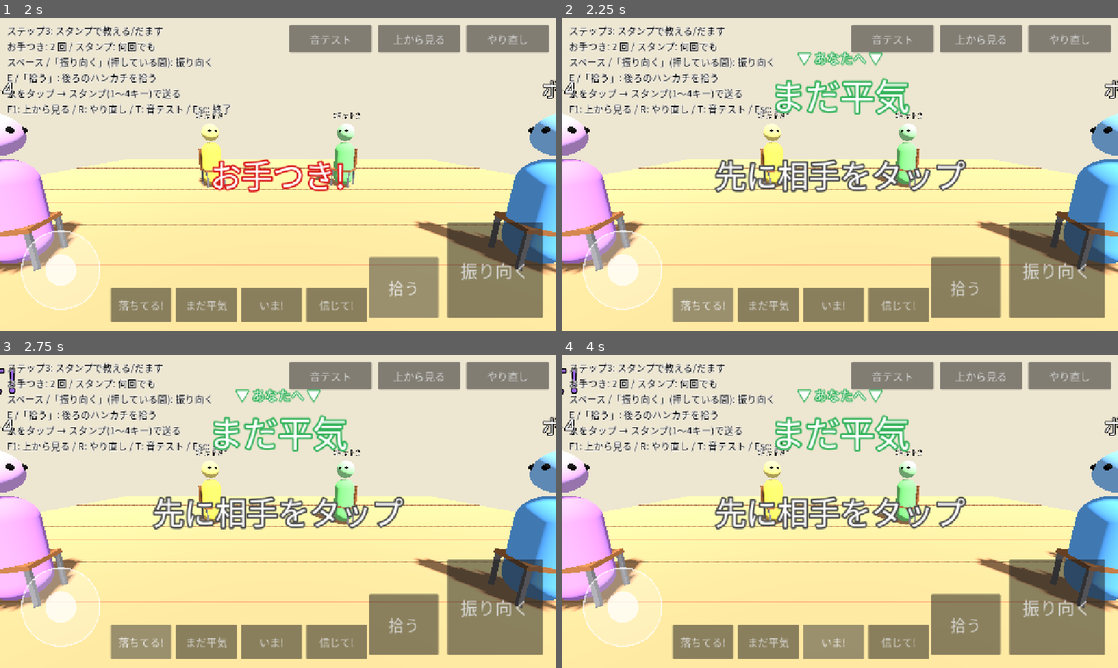
Above: before the commit, frames 1-4 (two rows, left to right).
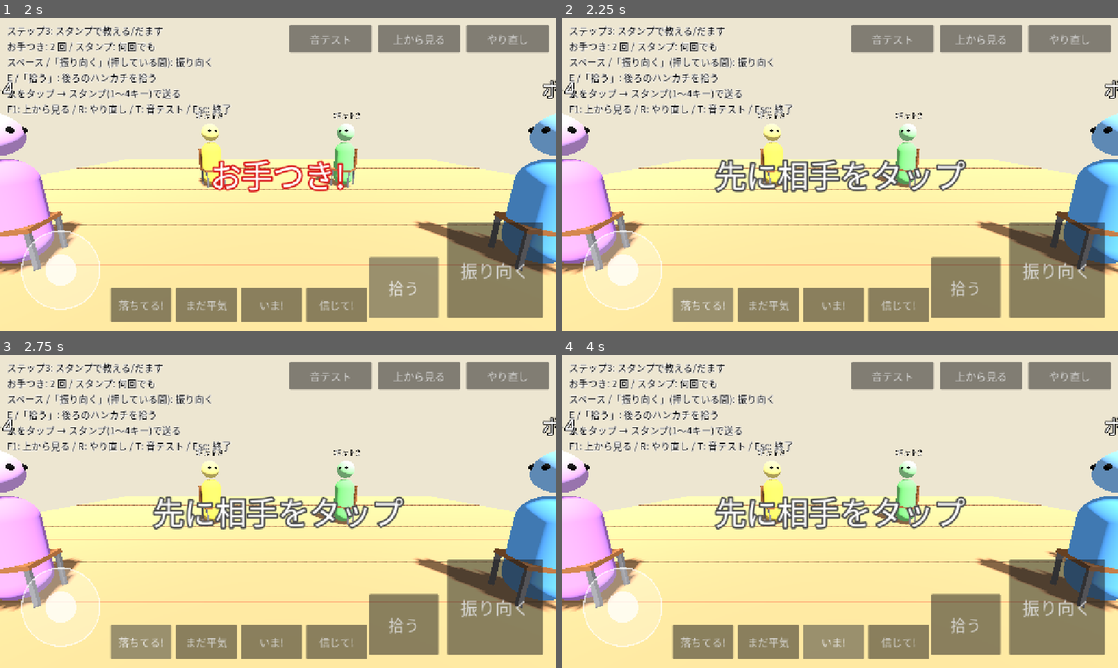
Above: after the commit, the same moments.

Repository: LisaYuumi/ushiro-micha-dame
Game: Godot game, scene res://scenes/main.tscn
The game is run twice, just before and just after one commit, with the same random seed, the same clock (stepped at 60 frames per second) and the same inputs.
Inputs:
- Up to frame 1 (2 s): click "振り向く" at 0.5 s; click "拾う" at 1.25 s
- Up to frame 2 (2.25 s): click "落ちてる!" at 2 s
- Up to frame 3 (2.75 s): no input
- Up to frame 4 (4 s): click "まだ平気" at 2.75 s; click "いま!" at 3.5 s

Frame 1 is identical in both runs. In frame 2, 2.1% of the frame differs, in the area x 38-63%, y 10-32%; in frame 3, 2.2%, in the area x 0-63%, y 4-32%; in frame 4, 2.2%.

Commit message:
Bots stop spamming stamps; your own stamp gets its own bubble
- Track how long ago the oni passed behind each seat; bots only stamp
  people the oni passed in the last 6 seconds, and less often
- Your stamp is shown in a colored speech bubble at the bottom of the
  screen; other people's stamps above their heads are smaller

Co-Authored-By: Claude Opus 5.5 <noreply@anthropic.com>
Claude-Session: https://claude.ai/code/session_018gGhz8RHTqLMKymXrJnaB4

Diff:
--- a/scripts/bot/bot_brain.gd
+++ b/scripts/bot/bot_brain.gd
@@ -71,7 +71,7 @@
 		state.set_looking_back(a.id, false)
 
 
-## ときどき誰かにスタンプを送る。半分は本当、半分は嘘
+## ときどき、鬼がついさっき後ろを通った人にスタンプを送る。半分は本当、半分は嘘
 func _update_stamp(state: GameState, a: GameState.Actor, delta: float) -> void:
 	if a.stamps_left == 0:
 		return
@@ -84,7 +84,9 @@
 
 	var targets := []
 	for t in state.actors:
-		if t.id != a.id and t.role == GameState.Role.SEATED and not state.active_stamps.has(t.id):
+		if t.id == a.id or t.role != GameState.Role.SEATED or state.active_stamps.has(t.id):
+			continue
+		if state.seat_pass_age[t.seat_index] <= GameConfig.BOT_STAMP_RECENT_PASS:
 			targets.append(t)
 	if targets.is_empty():
 		return
--- a/scripts/core/game_config.gd
+++ b/scripts/core/game_config.gd
@@ -88,7 +88,10 @@
 ## ボットが届いたスタンプを信じて振り向く確率(0〜1)
 const BOT_TRUST_CHANCE := 0.5
 ## ボットがスタンプを送る間隔(秒)。この範囲でランダム
-const BOT_STAMP_INTERVAL_MIN := 2.0
-const BOT_STAMP_INTERVAL_MAX := 9.0
+const BOT_STAMP_INTERVAL_MIN := 4.0
+const BOT_STAMP_INTERVAL_MAX := 12.0
+## ボットは、鬼がこの秒数以内に後ろを通った人にだけスタンプを送る
+## (鬼が通ってもいないのに「落ちてる!」と言わないように)
+const BOT_STAMP_RECENT_PASS := 6.0
 ## ボットが振り向いてから前を向くまで(秒)
 const BOT_LOOK_TIME := 0.8
--- a/scripts/core/game_state.gd
+++ b/scripts/core/game_state.gd
@@ -60,6 +60,8 @@
 var drop_angle: float = 0.0
 ## 次に鬼が席の真後ろを通る角度
 var next_seat_crossing: float = 0.0
+## 鬼が最後にその席の真後ろを通ってから何秒たったか(席の番号順。まだ通っていなければ INF)
+var seat_pass_age: Array[float] = []
 ## 鬼が立ち止まっている残り時間(秒)
 var oni_pause_left: float = 0.0
 ## ハンカチが床に落ちているか
@@ -139,6 +141,9 @@
 	phase = Phase.WALKING
 	handkerchief_on_floor = false
 	oni_pause_left = 0.0
+	seat_pass_age.clear()
+	for i in GameConfig.SEAT_COUNT:
+		seat_pass_age.append(INF)
 	chaser_id = -1
 	vacant_seat = -1
 	oni_entering = false
@@ -152,6 +157,8 @@
 ## 時間を delta 秒すすめる。
 func tick(delta: float) -> void:
 	_tick_stamps(delta)
+	for i in seat_pass_age.size():
+		seat_pass_age[i] += delta
 	match phase:
 		Phase.WALKING, Phase.DROPPED:
 			_tick_walking(delta)
@@ -345,6 +352,7 @@
 
 ## 鬼が席の真後ろに来たとき: 本当に落とす/ニセで立ち止まる/そのまま通りすぎる
 func _on_pass_behind_seat() -> void:
+	seat_pass_age[_seat_at_angle(oni_angle)] = 0.0
 	if phase == Phase.DROPPED and absf(oni_angle - (drop_angle + TAU)) < 0.001:
 		# 一周して戻ってきても気づかれなかった: 落とされた人の負け
 		var target := get_actor_at_seat(drop_target_seat)
--- a/scripts/view/hud.gd
+++ b/scripts/view/hud.gd
@@ -8,8 +8,9 @@
 var _help: Label
 var _message: Label
 var _message_left := 0.0
-## 自分に届いたスタンプ(画面の上に大きく)
-var _stamp_box: VBoxContainer
+## 自分に届いたスタンプ(画面の下に色付きの吹き出しで)
+var _stamp_box: PanelContainer
+var _stamp_style: StyleBoxFlat
 var _stamp_header: Label
 var _stamp: Label
 ## 自分に届いたスタンプの間、画面のふちを光らせる枠
@@ -71,8 +72,7 @@
 		return
 
 	_stamp.text = text
-	_stamp.add_theme_color_override("font_outline_color", color)
-	_stamp_header.add_theme_color_override("font_outline_color", color)
+	_stamp_style.bg_color = color
 	_stamp_box.visible = true
 	for r in _frame:
 		r.color = color
@@ -118,26 +118,46 @@
 				r.offset_left = -FRAME_WIDTH
 		_frame.append(r)
 
-	_stamp_box = VBoxContainer.new()
+	# 画面の下(スタンプボタンの上)に出す、色付きの吹き出し。
+	# ほかの人あてのスタンプは 3D の頭の上(画面の上のほう)に出るので、場所で区別できる
+	_stamp_style = StyleBoxFlat.new()
+	_stamp_style.set_corner_radius_all(28)
+	_stamp_style.set_border_width_all(6)
+	_stamp_style.border_color = Color.WHITE
+	_stamp_style.content_margin_left = 24
+	_stamp_style.content_margin_right = 24
+	_stamp_style.content_margin_top = 8
+	_stamp_style.content_margin_bottom = 12
+	_stamp_box = PanelContainer.new()
 	_stamp_box.mouse_filter = Control.MOUSE_FILTER_IGNORE
-	_stamp_box.alignment = BoxContainer.ALIGNMENT_CENTER
+	_stamp_box.add_theme_stylebox_override("panel", _stamp_style)
 	add_child(_stamp_box)
-	_stamp_box.set_anchors_and_offsets_preset(Control.PRESET_CENTER_TOP)
-	_stamp_box.offset_left = -400
-	_stamp_box.offset_right = 400
-	_stamp_box.offset_top = 70
+	_stamp_box.anchor_left = 0.5
+	_stamp_box.anchor_right = 0.5
+	_stamp_box.anchor_top = 1.0
+	_stamp_box.anchor_bottom = 1.0
+	_stamp_box.offset_left = -210
+	_stamp_box.offset_right = 210
+	_stamp_box.offset_top = -330
+	_stamp_box.offset_bottom = -130
 	_stamp_box.visible = false
 
-	_stamp_header = _make_label(30, Color.WHITE)
-	_stamp_header.text = "▼ あなたへ ▼"
+	var col := VBoxContainer.new()
+	col.mouse_filter = Control.MOUSE_FILTER_IGNORE
+	col.alignment = BoxContainer.ALIGNMENT_CENTER
+	_stamp_box.add_child(col)
+
+	_stamp_header = _make_label(28, Color.WHITE)
+	_stamp_header.text = "あなたへ"
 	_stamp_header.horizontal_alignment = HORIZONTAL_ALIGNMENT_CENTER
-	_stamp_header.add_theme_constant_override("outline_size", 10)
-	_stamp_box.add_child(_stamp_header)
+	_stamp_header.add_theme_color_override("font_outline_color", Color(0, 0, 0, 0.6))
+	col.add_child(_stamp_header)
 
-	_stamp = _make_label(80, Color.WHITE)
+	_stamp = _make_label(72, Color.WHITE)
 	_stamp.horizontal_alignment = HORIZONTAL_ALIGNMENT_CENTER
-	_stamp.add_theme_constant_override("outline_size", 16)
-	_stamp_box.add_child(_stamp)
+	_stamp.add_theme_color_override("font_outline_color", Color(0, 0, 0, 0.6))
+	_stamp.add_theme_constant_override("outline_size", 10)
+	col.add_child(_stamp)
 
 
 func _make_label(size: int, color: Color) -> Label:
--- a/scripts/view/world_view.gd
+++ b/scripts/view/world_view.gd
@@ -228,9 +228,10 @@
 		var l := Label3D.new()
 		l.billboard = BaseMaterial3D.BILLBOARD_ENABLED
 		l.font = HudFont.get_font()
-		l.font_size = 72
+		# ほかの人あてのスタンプは小さめに(自分あては画面の下の吹き出しに出る)
+		l.font_size = 44
 		l.pixel_size = 0.004
-		l.outline_size = 12
+		l.outline_size = 8
 		l.no_depth_test = true
 		l.position = Vector3(0, 2.25, 0)
 		l.visible = false
--- a/tests/smoke_test.gd
+++ b/tests/smoke_test.gd
@@ -351,6 +351,9 @@
 				b.on_event(s, e)
 				if e["type"] == "stamp":
 					sent += 1
+					var t := s.get_actor(e["target"])
+					_check(s.seat_pass_age[t.seat_index] <= GameConfig.BOT_STAMP_RECENT_PASS + 0.01,
+							"ボットは鬼がついさっき後ろを通った人にだけスタンプを送る")
 				elif e["type"] == "otetsuki":
 					otetsuki_after_stamp += 1
 			if s.phase == GameState.Phase.RESULT:
